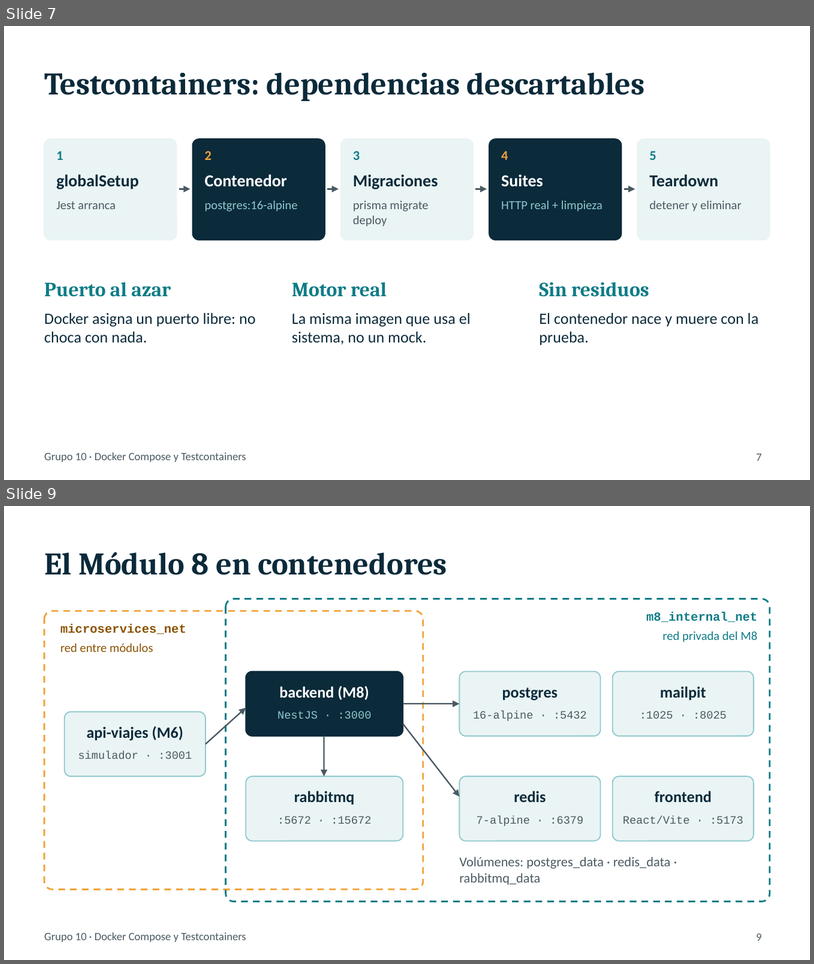
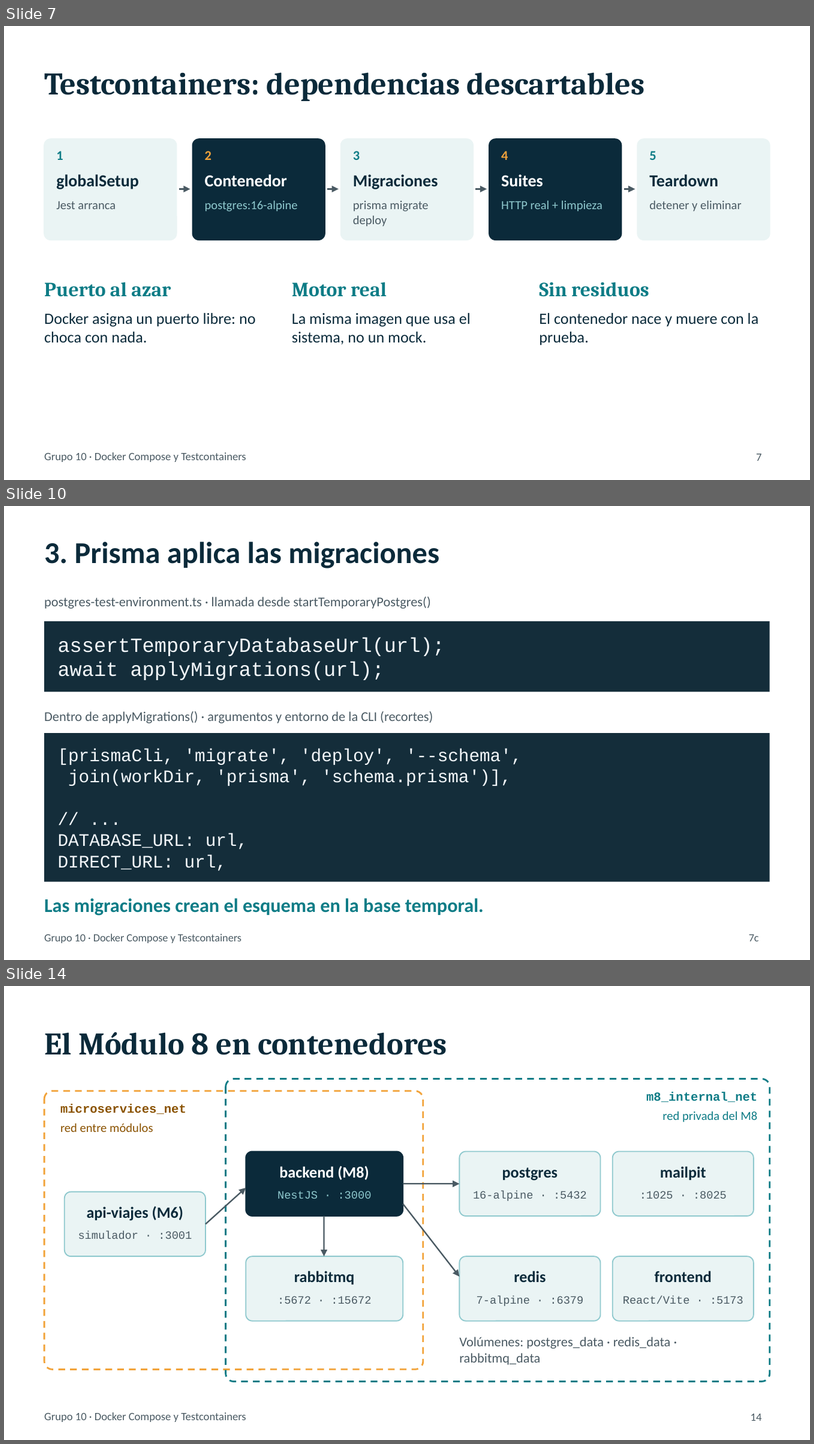
Before and after one commit to FRRe-DS/2026-10-TPI, a slide deck: TrabajoInvestigacion/Presentacion-Docker-Compose-Testcontainers-G10-con-codigo.pptx. Shown one above the other, each under a label of ours: slides 7 and 9 before the commit, slides 7, 10 and 14 after it; the slides between them are not shown. The pictures are 814x964 and 814x1444 pixels, drawn with LibreOffice and Linux fonts; fonts in the diff are those of the drawing. Boxes give left, top, right and bottom in pixels: in the first picture for what was removed or moved away, otherwise in the second. Text is boxed around its words. In the diff, an @@ line names an element or a change of style, - is before the commit and + after.

Commit message:
Add files via upload
Hice cambios en mi parte de TestContainer y agregue el código para que se pueda ver correctamente

```diff
--- a/TrabajoInvestigacion/Presentacion-Docker-Compose-Testcontainers-G10-con-codigo.pptx
+++ b/TrabajoInvestigacion/Presentacion-Docker-Compose-Testcontainers-G10-con-codigo.pptx
@@ slide 10 added at <box>4,506,810,960</box>, background #FFFFFF @@
@@ text added at <box>44,541,440,568</box>, 27 pt, text #0B2A3A, bold @@
+3. Prisma aplica las migraciones
@@ text added at <box>44,597,431,609</box>, 12 pt, text #4A5A63 @@
+postgres-test-environment.ts · llamada desde startTemporaryPostgres()
@@ rectangle added at <box>44,621,770,692</box>, fill #142D3A @@
@@ text added at <box>58,637,445,680</box>, 18 pt, text #F3F7FA @@
+assertTemporaryDatabaseUrl(url);
+await applyMigrations(url);
@@ text added at <box>44,711,433,723</box>, 12 pt, text #4A5A63 @@
+Dentro de applyMigrations() · argumentos y entorno de la CLI (recortes)
@@ rectangle added at <box>44,733,770,881</box>, fill #142D3A @@
@@ text added at <box>58,748,522,871</box>, 15.8 pt, text #F3F7FA @@
+[prismaCli, 'migrate', 'deploy', '--schema',
+join(workDir, 'prisma', 'schema.prisma')],
+// ...
+DATABASE_URL: url,
+DIRECT_URL: url,
@@ text added at <box>44,898,484,915</box>, 17.2 pt, text #0E7C86, bold @@
+Las migraciones crean el esquema en la base temporal.
@@ text added at <box>44,933,242,943</box>, 9.8 pt, text #4A5A63 @@
+Grupo 10 · Docker Compose y Testcontainers
@@ text added at <box>749,934,759,941</box>, 9.8 pt, text #4A5A63 @@
+7c
@@ what was slide 9 is now slide 14 @@
@@ page number at <box>751,1413,762,1420</box>: text changed @@
-9
+14
```
Also in this commit, not shown: 5 other slides added, 1 slide removed.
